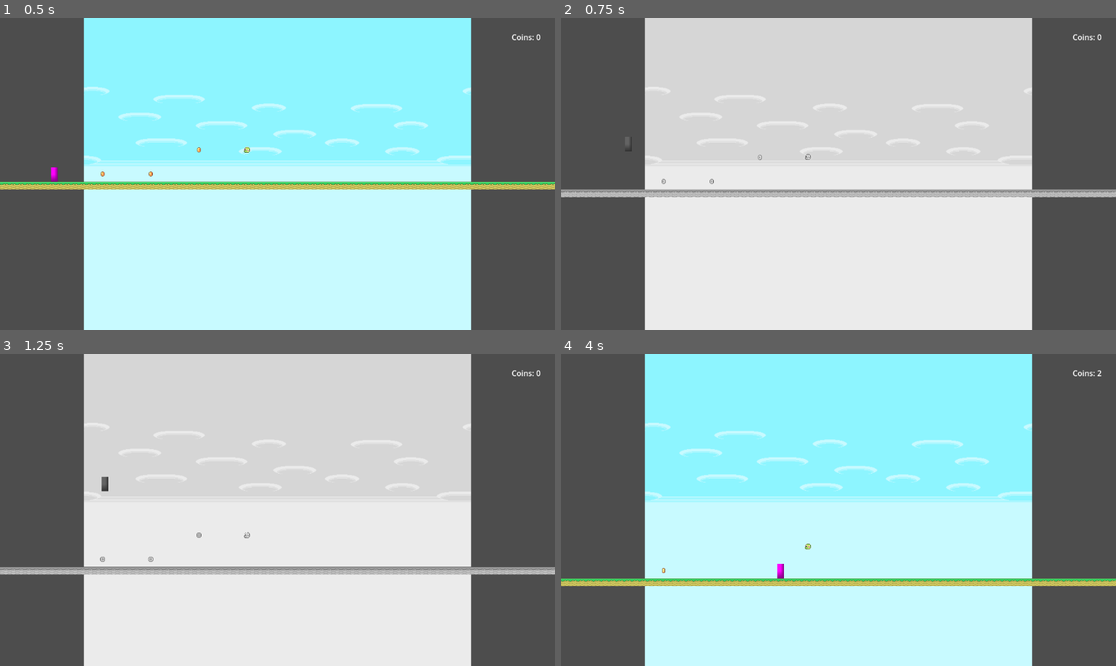
Above: before the commit, frames 1-4 (two rows, left to right).
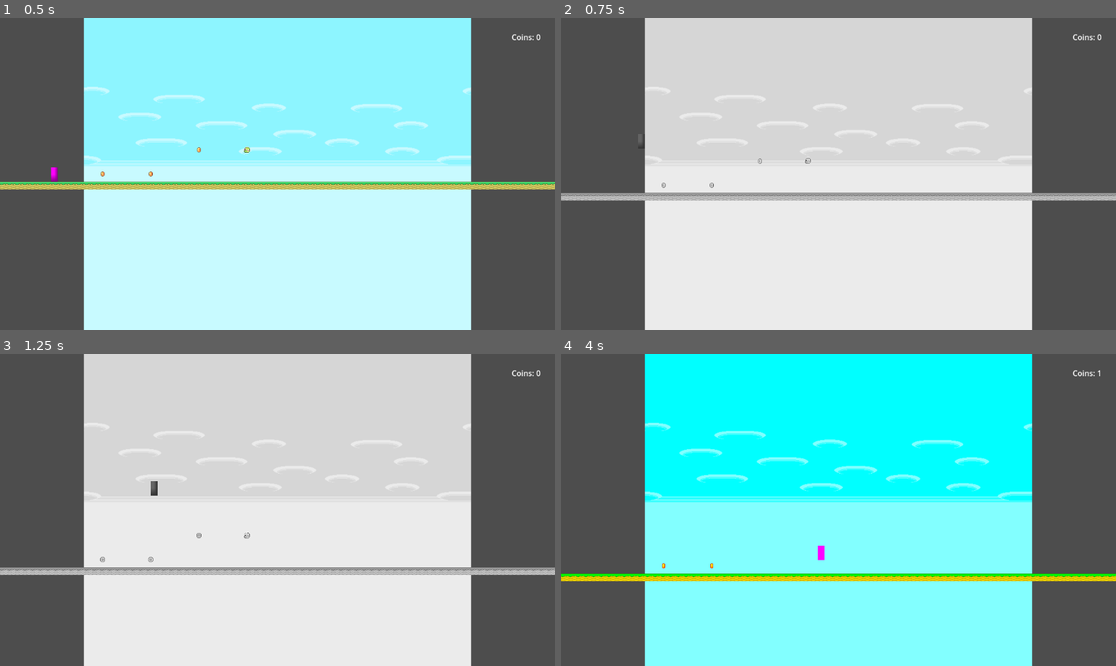
Above: after the commit, the same moments.

Repository: zhao1306/Antigame-Platformer
Game: Godot game, scene res://scenes/main/node_2d.tscn
Same seed, same stepped clock (60 frames per second), same inputs: the game is played once before the commit and once after it. Sound files missing from this copy of the repository are replaced by a short silence.
Inputs:
- Up to frame 1 (0.5 s): no input
- Up to frame 2 (0.75 s): tap Enter (ui_accept) at 0.5 s; hold Right (ui_right) from 0.53 s (still down); tap J at 0.6 s
- Up to frame 3 (1.25 s): keep holding Right (ui_right); tap Enter (ui_accept) at 0.77 s
- Up to frame 4 (4 s): tap K at 1.35, 3.6 s; tap Enter (ui_accept) at 1.52, 3.02, 3.77 s; release Right (ui_right) at 2.03 s; hold Left (ui_left) 2.03-2.78 s; tap L at 2.1 s; hold Right (ui_right) from 2.78 s (still down); tap J at 2.85 s

Frame 1 is identical in both runs. In frame 2, 2.9% of the frame differs, in the area x 0-100%, y 40-59%; in frame 3, 0.9%; in frame 4, 71%, in the area x 0-100%, y 0-100%.

Commit message:
power up filter fixed and temporary duration

Diff:
--- a/scenes/main/node_2d.tscn
+++ b/scenes/main/node_2d.tscn
@@ -409,46 +409,68 @@
 
 [node name="Pickup" parent="." instance=ExtResource("6_hmsq2")]
 position = Vector2(1700, -78)
+collision_layer = 1
+monitorable = false
 data = SubResource("Resource_vny8j")
 
 [node name="Pickup" parent="Pickup" instance=ExtResource("6_hmsq2")]
 position = Vector2(1700, -78)
+collision_layer = 1
+monitorable = false
 data = SubResource("Resource_vny8j")
 
 [node name="Pickup2" parent="Pickup" instance=ExtResource("6_hmsq2")]
 position = Vector2(1700, -78)
+collision_layer = 1
+monitorable = false
 data = SubResource("Resource_vny8j")
 
 [node name="Pickup" parent="Pickup/Pickup2" instance=ExtResource("6_hmsq2")]
 position = Vector2(1700, -78)
+collision_layer = 1
+monitorable = false
 data = SubResource("Resource_vny8j")
 
 [node name="Pickup2" parent="." instance=ExtResource("6_hmsq2")]
 position = Vector2(1720, -78)
+collision_layer = 1
+monitorable = false
 data = SubResource("Resource_el5g4")
 
 [node name="Pickup3" parent="." instance=ExtResource("6_hmsq2")]
 position = Vector2(1563, -105)
+collision_layer = 1
+monitorable = false
 data = SubResource("Resource_vny8j")
 
 [node name="Pickup4" parent="." instance=ExtResource("6_hmsq2")]
 position = Vector2(1546, -105)
+collision_layer = 1
+monitorable = false
 data = SubResource("Resource_vny8j")
 
 [node name="Pickup5" parent="." instance=ExtResource("6_hmsq2")]
 position = Vector2(1530, -105)
+collision_layer = 1
+monitorable = false
 data = SubResource("Resource_vny8j")
 
 [node name="Pickup6" parent="." instance=ExtResource("6_hmsq2")]
 position = Vector2(1850, -200)
+collision_layer = 1
+monitorable = false
 data = SubResource("Resource_kywn2")
 
 [node name="Pickup7" parent="." instance=ExtResource("6_hmsq2")]
 position = Vector2(1832, -201)
+collision_layer = 1
+monitorable = false
 data = SubResource("Resource_h0xs0")
 
 [node name="Pickup8" parent="." instance=ExtResource("6_hmsq2")]
 position = Vector2(1867, -199)
+collision_layer = 1
+monitorable = false
 data = SubResource("Resource_vvebl")
 
 [node name="QuestionBlock" parent="." instance=ExtResource("7_n6tn7")]
@@ -457,6 +479,8 @@
 
 [node name="Pickup9" parent="." instance=ExtResource("6_hmsq2")]
 position = Vector2(-254, -36)
+collision_layer = 1
+monitorable = false
 data = SubResource("Resource_n6tn7")
 
 [node name="QuestionBlock2" parent="." instance=ExtResource("7_n6tn7")]
--- a/scripts/entities/player.gd
+++ b/scripts/entities/player.gd
@@ -6,13 +6,14 @@
 @export_range(100, 5000) var x_acceleration: float = 1500.0  # Base horizontal acceleration (px/s²)
 
 @export_category("Jumping and Gravity")
-@export_range(100, 5000) var jump_height: float = 350.0        # Desired jump apex height (px)
+@export_range(100, 5000) var jump_height: float = 375.0        # Desired jump apex height (px)
 @export_range(100, 3000) var y_acceleration: float = 800.0    # Base vertical acceleration (px/s²)
-@export_range(100, 2000) var terminal_velocity: float = 600.0
 
 # === INTERNAL VARIABLES ===
 var time_manager: Node
 var coin_count: int = 0
+var powerup_timer: Timer = null  # Track active power-up timer
+var is_powerup_active: bool = false  # Track if power-up is currently active
 # UIManager is now an autoload singleton - access via get_node("/root/UIManager")
 
 func _ready():
@@ -25,10 +26,14 @@
 	var accel_scale = pow(time_scale, 2)  # Maintain distance when time stretches
 	# Scaled values
 	var scaled_max_speed = max_speed * time_scale
-	var scaled_terminal_velocity = terminal_velocity * time_scale
 	var effective_x_accel = x_acceleration * accel_scale
 	var effective_y_accel = y_acceleration * accel_scale
-	var effective_x_drag = 0.91
+	# Scale drag factors by time_scale to maintain same effect over real-world time
+	# drag^time_scale ensures same total drag effect regardless of time scale
+	var base_x_drag = 0.91
+	var base_y_drag = 0.98
+	var effective_x_drag = pow(base_x_drag, time_scale)
+	var effective_y_drag = pow(base_y_drag, time_scale)
 
 	# Clamp velocity to new max speed when time scale changes
 	if is_on_floor():
@@ -56,7 +61,7 @@
 	# === GRAVITY ===
 	if not is_on_floor():
 		velocity.y += effective_y_accel * delta
-		velocity.y = min(velocity.y, scaled_terminal_velocity)
+		velocity.y *= effective_y_drag
 
 	# === JUMPING ===
 	if jump_pressed and is_on_floor():
@@ -78,12 +83,27 @@
 
 # Start power-up transition sequence
 func start_powerup_transition():
+	var ui_manager = get_node("/root/UIManager")
+
+	# If power-up is already active, just extend the timer
+	if is_powerup_active:
+		print("Power-up already active, extending timer")
+		# Cancel existing timer
+		if powerup_timer:
+			powerup_timer.queue_free()
+			powerup_timer = null
+		# Start new 8-second timer
+		_start_powerup_timer()
+		return
+
+	# First time entering power-up state
 	print("Power-up transition started")
+	is_powerup_active = true
+
 	# Freeze player
 	set_physics_process(false)
 
 	# Play flicker animation
-	var ui_manager = get_node("/root/UIManager")
 	if ui_manager:
 		await ui_manager.play_powerup_flicker()
 
@@ -94,3 +114,37 @@
 	# Unfreeze player
 	set_physics_process(true)
 	print("Power-up transition complete")
+
+	# Start the 8-second timer
+	_start_powerup_timer()
+
+func _start_powerup_timer():
+	# Create and start 8-second timer
+	powerup_timer = Timer.new()
+	powerup_timer.wait_time = 8.0
+	powerup_timer.one_shot = true
+	powerup_timer.timeout.connect(_on_powerup_timer_expired)
+	add_child(powerup_timer)
+	powerup_timer.start()
+	print("Power-up timer started (8 seconds)")
+
+func _on_powerup_timer_expired():
+	print("Power-up duration complete, transitioning back")
+	is_powerup_active = false
+	powerup_timer = null
+
+	# Freeze player during exit transition
+	set_physics_process(false)
+
+	# Play exit flicker animation
+	var ui_manager = get_node("/root/UIManager")
+	if ui_manager:
+		await ui_manager.play_powerup_exit_flicker()
+
+	# Return to FAST state
+	if time_manager:
+		time_manager.set_state(TimeStateManager.TimeState.FAST)
+
+	# Unfreeze player
+	set_physics_process(true)
+	print("Power-up exit transition complete")
--- a/scripts/managers/TimeStateManager.gd
+++ b/scripts/managers/TimeStateManager.gd
@@ -16,7 +16,7 @@
 
 # Time scale values for each state
 const SLOW_SCALE: float = 0.75   # 3/4 speed
-const FAST_SCALE: float = 1.25   # 5/4 speed
+const FAST_SCALE: float = 1.75   # 7/4 speed
 const POWERUP_SCALE: float = 1.0  # Normal speed
 
 func _ready():
--- a/scripts/managers/UIManager.gd
+++ b/scripts/managers/UIManager.gd
@@ -160,12 +160,22 @@
 	var tween = create_tween()
 
 	# Flicker pattern: 1.0 → 0.0 → 1.5 → 0.0 → 1.5
-	tween.tween_method(set_saturation, 1.0, 0.0, 0.2)
-	tween.tween_method(set_saturation, 0.0, 1.5, 0.2)
-	tween.tween_method(set_saturation, 1.5, 0.0, 0.2)
-	tween.tween_method(set_saturation, 0.0, 1.5, 0.2)
-	tween.tween_interval(0.3)  # Hold final saturation briefly
-
+	tween.tween_method(set_saturation, 1.0, 0.0, 0.05)
+	tween.tween_method(set_saturation, 0.0, 1.5, 0.05)
+	tween.tween_method(set_saturation, 1.5, 0.0, 0.05)
+	tween.tween_method(set_saturation, 0.0, 1.5, 0.05)
+	tween.finished.connect(flicker_complete.emit)
+	await flicker_complete
+	set_saturation(3.0)  # Hyper-real super colorful saturated look
+
+func play_powerup_exit_flicker():
+	var tween = create_tween()
+
+	# Exit flicker pattern: 3.0 → 1.5 → 0.0 → 1.5 → 1.0 (reverse transition)
+	tween.tween_method(set_saturation, 3.0, 1.5, 0.05)
+	tween.tween_method(set_saturation, 1.5, 0.0, 0.05)
+	tween.tween_method(set_saturation, 0.0, 1.5, 0.05)
+	tween.tween_method(set_saturation, 1.5, 1.0, 0.05)
 	tween.finished.connect(flicker_complete.emit)
 	await flicker_complete
 
@@ -203,7 +213,7 @@
 		TimeStateManager.TimeState.FAST:
 			set_saturation(1.0)  # Normal
 		TimeStateManager.TimeState.POWERUP:
-			set_saturation(1.5)  # High saturation
+			set_saturation(3.0)  # Hyper-real super colorful saturated look
 
 func _on_time_state_changed(new_state: int):
 	update_saturation_for_state(new_state)
